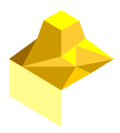
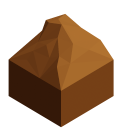
Layered file, before and after one edit (120 x 133). Changes by layer:
added layer "Mountain.png #14" above "Mountain.png #1" over [8, 13, 114, 128]
hid "Mountain.png" over [9, 10, 114, 127]
